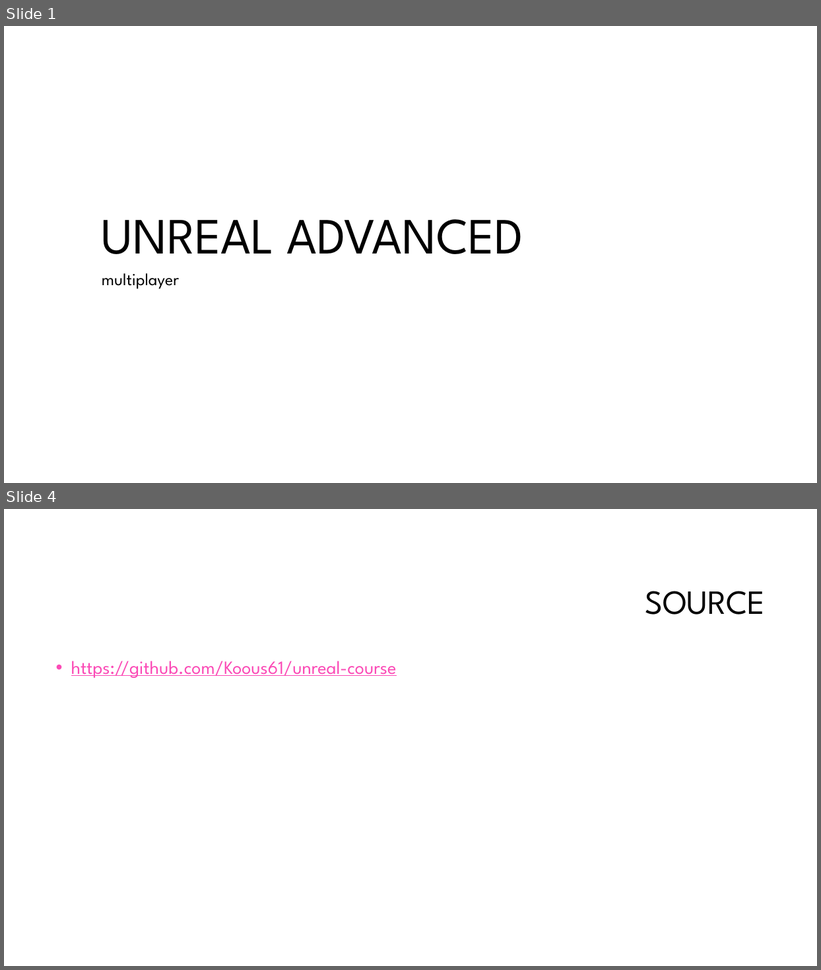
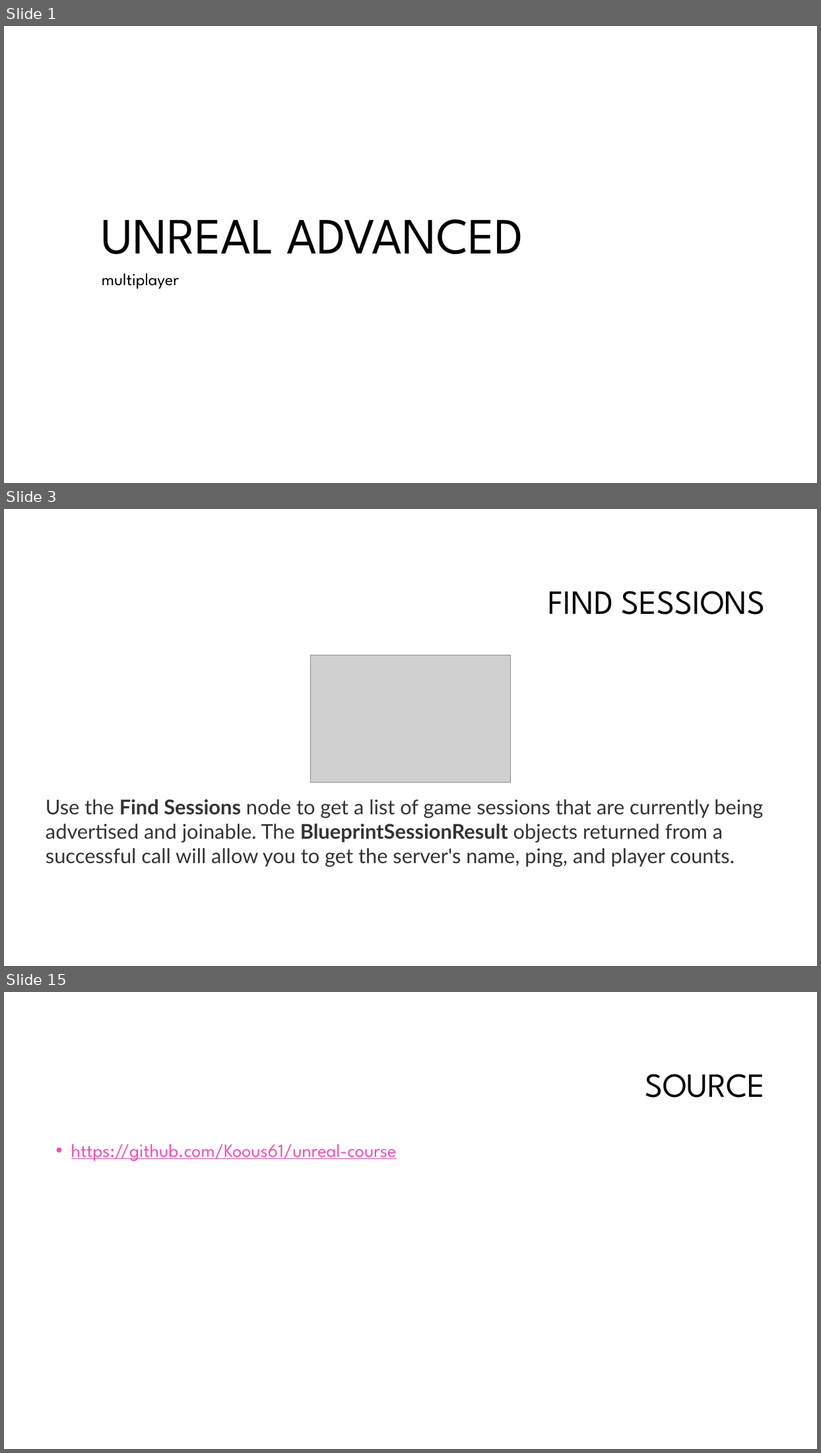
Before and after one commit to Koous61/unreal-course, a slide deck: Multiplayer[2].pptm. Shown one above the other, each under a label of ours: slides 1 and 4 before the commit, slides 1, 3 and 15 after it; the slides between them are not shown. The pictures are 821x970 and 821x1453 pixels, drawn with LibreOffice and Linux fonts; fonts in the diff are those of the drawing; grey boxes stand for pictures; background and template pictures are left out. Boxes give left, top, right and bottom in pixels: in the first picture for what was removed or moved away, otherwise in the second. Text is boxed around its words. In the diff, an @@ line names an element or a change of style, - is before the commit and + after.

```diff
--- a/Multiplayer[2].pptm
+++ b/Multiplayer[2].pptm
@@ slide 3 added at (4, 509, 817, 966), background #FFFFFF @@
@@ title added at (548, 591, 766, 615), 40 pt, text #000000 @@
+FIND SESSIONS
@@ picture added at (311, 656, 510, 782) @@
@@ text added at (46, 799, 763, 867), 24 pt, text #333333 @@
+Use the Find Sessions node to get a list of game sessions that are currently being advertised and joinable. The BlueprintSessionResult objects returned from a successful call will allow you to get the server's name, ping, and player counts.
@@ what was slide 4 is now slide 15 @@
```
Also in this commit, not shown: 1 slide changed, 11 other slides added, 1 slide removed.
